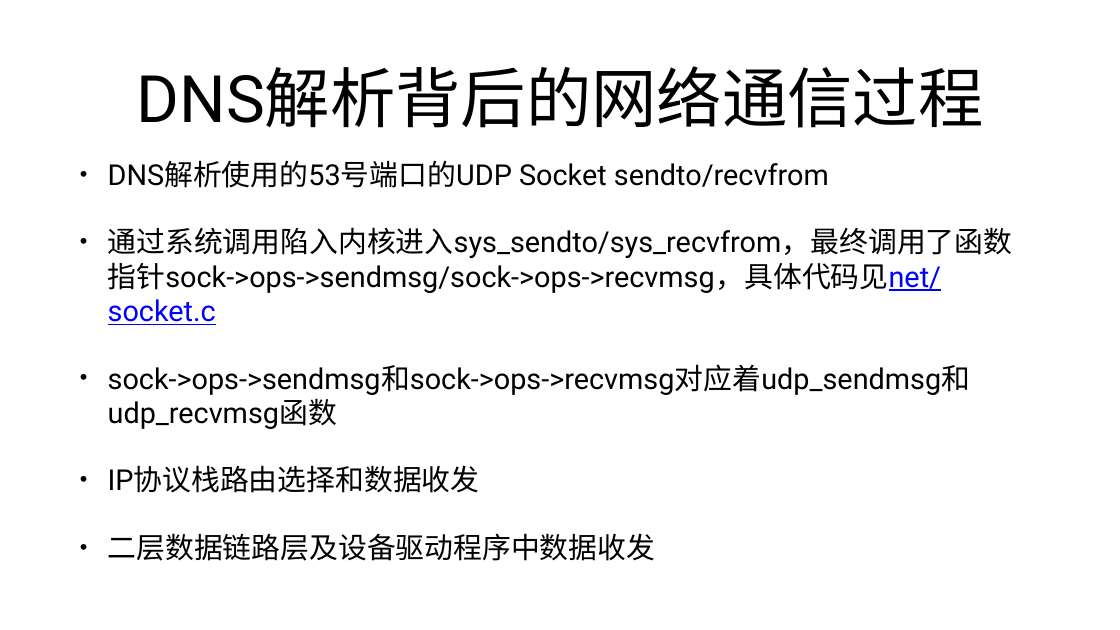
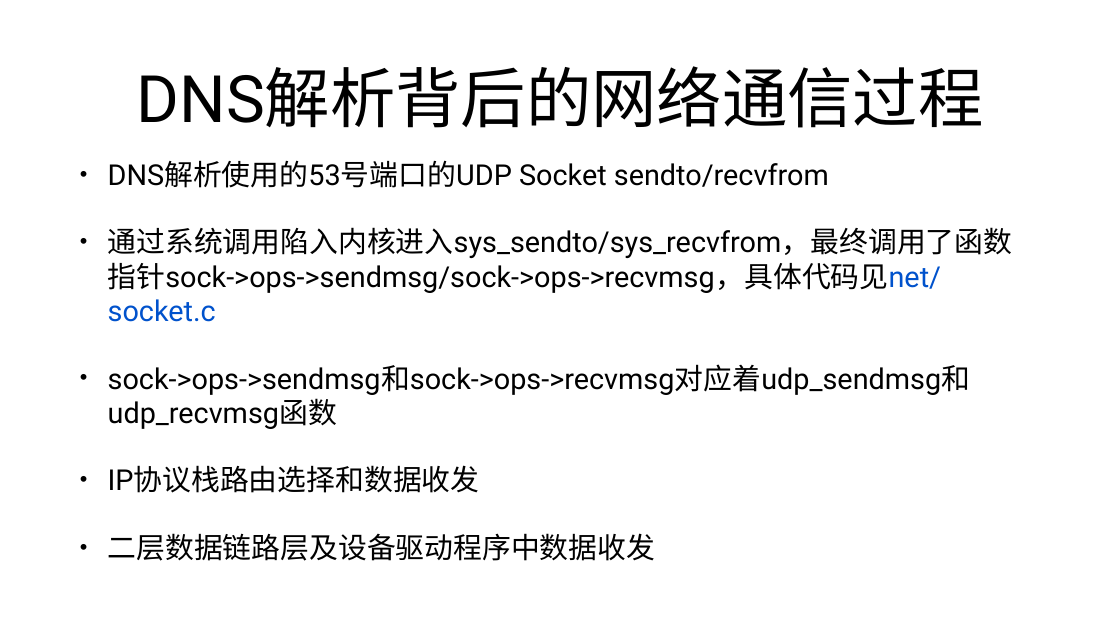
Before and after one commit to mengning/net, a slide deck: slide 15 of lab7/DNS.pptx. Drawn at 1120x630 pixels with LibreOffice and Linux fonts; fonts in the diff are those of the drawing. Boxes give left, top, right and bottom in pixels: in the first picture for what was removed or moved away, otherwise in the second. Text is boxed around its words. In the diff, an @@ line names an element or a change of style, - is before the commit and + after.

Commit message:
modify code style

```diff
--- a/lab7/DNS.pptx
+++ b/lab7/DNS.pptx
@@ text at [108,227,1013,322]: text colour #0000FF to #0052CC, underline off in "通过系统调用陷入内核进入sys_sendto/sys_recvfrom，最终调用了函数指针sock->ops->send ..." @@
```
Also in this commit, not shown: 3 other slides changed.
